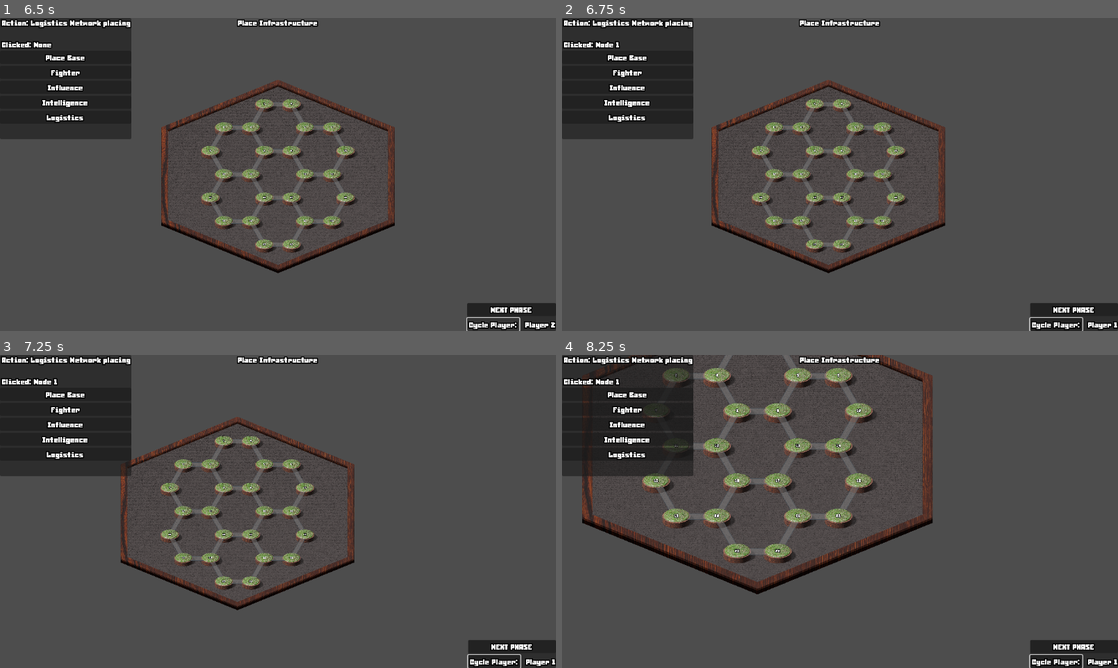
Above: before the commit, frames 1-4 (two rows, left to right).
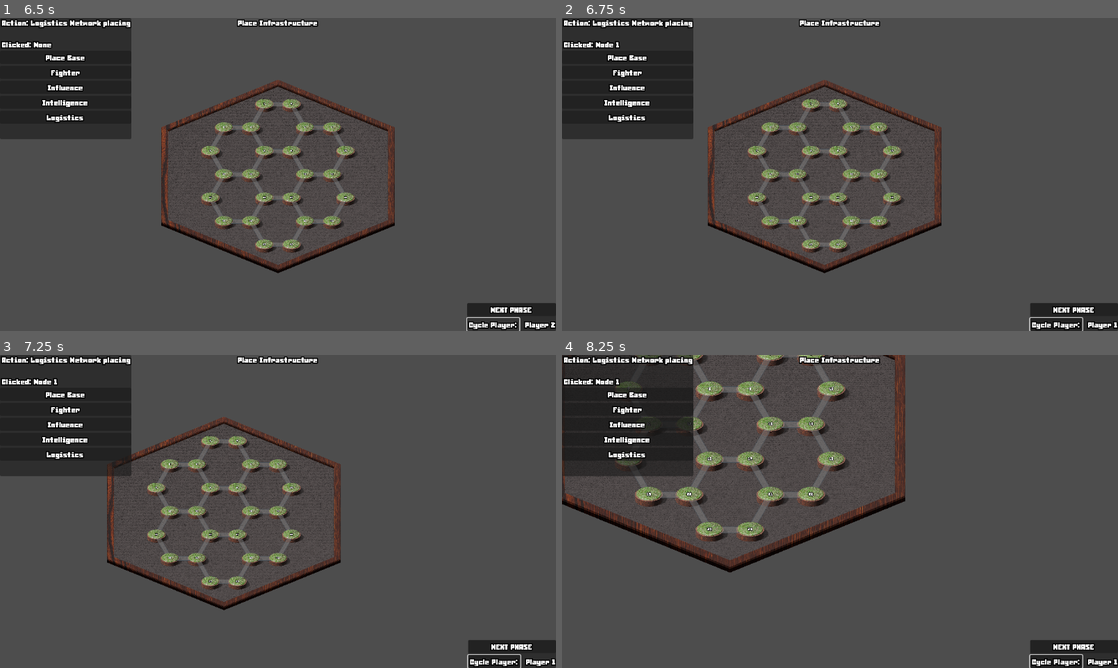
Above: after the commit, the same moments.

Repository: Sheepy3/insurgencygame
Game: Godot game, scene res://MapStuff/Map.tscn
Same seed, same stepped clock (60 frames per second), same inputs: the game is played once before the commit and once after it.
Inputs (mouse positions are in pixels of both pictures, inside the frame that each line leads up to):
- Up to frame 1 (6.5 s): click "NEXT PHASE" at 0.5 s; click "NEXT PHASE" at 1.25 s; click "Place Base" at 2 s; click "Fighter" at 2.75 s; click "Influence" at 3.5 s; click "Intelligence" at 4.25 s; click "Logistics" at 5 s; click "Cycle Player:" at 5.75 s
- Up to frame 2 (6.75 s): tap Enter at 6.5 s; move the mouse to (828, 105) at 6.52 s; hold D (Move_right) from 6.53 s (still down); click (828, 105) at 6.6 s
- Up to frame 3 (7.25 s): keep holding D (Move_right)
- Up to frame 4 (8.25 s): move the mouse to (795, 442) at 7.27 s; release D (Move_right) at 7.28 s; hold S (Move_down) 7.28-8.03 s; tap Mouse wheel down (Scroll_down) at 7.35 s; click (795, 442) at 7.42 s; move the mouse to (778, 411) at 8.02 s; hold D (Move_right) from 8.03 s (still down); tap Mouse wheel up (Scroll_up) at 8.1 s; click (778, 411) at 8.17 s

Frame 1 is identical in both runs. In frame 2, 6.1% of the frame differs, in the area x 26-69%, y 19-82%; in frame 3, 9.8%; in frame 4, 16%, in the area x 0-67%, y 0-77%.

Commit message:
fixed camera framerate bug

Diff:
--- a/GUI/camera_2d.gd
+++ b/GUI/camera_2d.gd
@@ -3,7 +3,7 @@
 
 
 # Called every frame. 'delta' is the elapsed time since the previous frame.
-func _process(_delta: float) -> void:
+func _process(delta: float) -> void:
 	var bounds:int = 1000
 	var move_vector:Vector2
 	#var speed:int = 10
@@ -19,7 +19,7 @@
 	if Input.is_action_pressed("Move_right"):
 		if not position.x > bounds:
 			move_vector.x=1
-	position += move_vector*10
+	position += move_vector*800*delta
 	var dir:int = 0
 	if Input.is_action_just_released("Scroll_up"):
 		dir = 1
